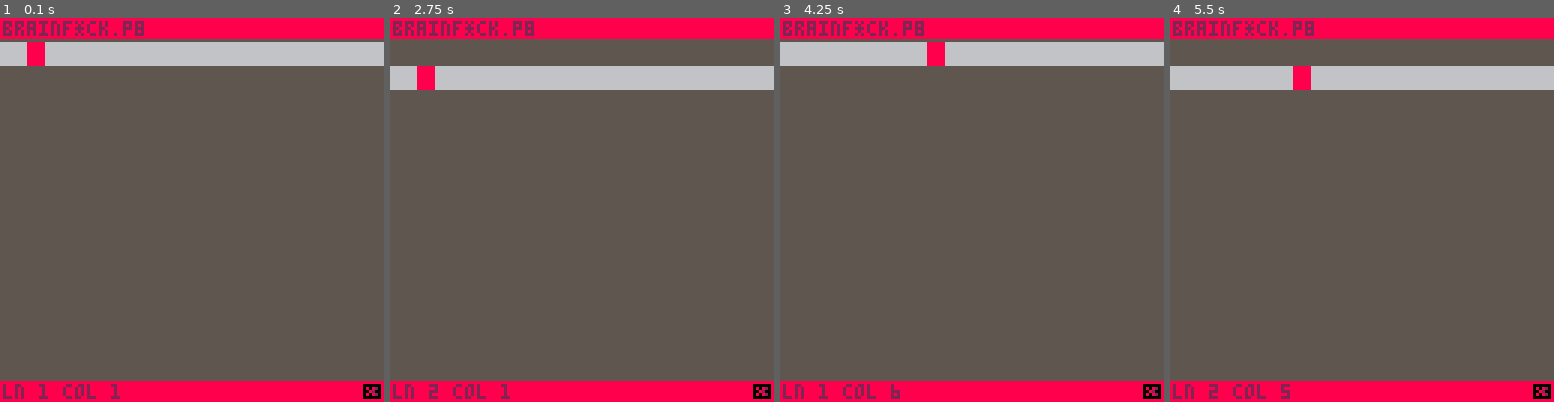
Above: before the commit, frames 1-4 (left to right).
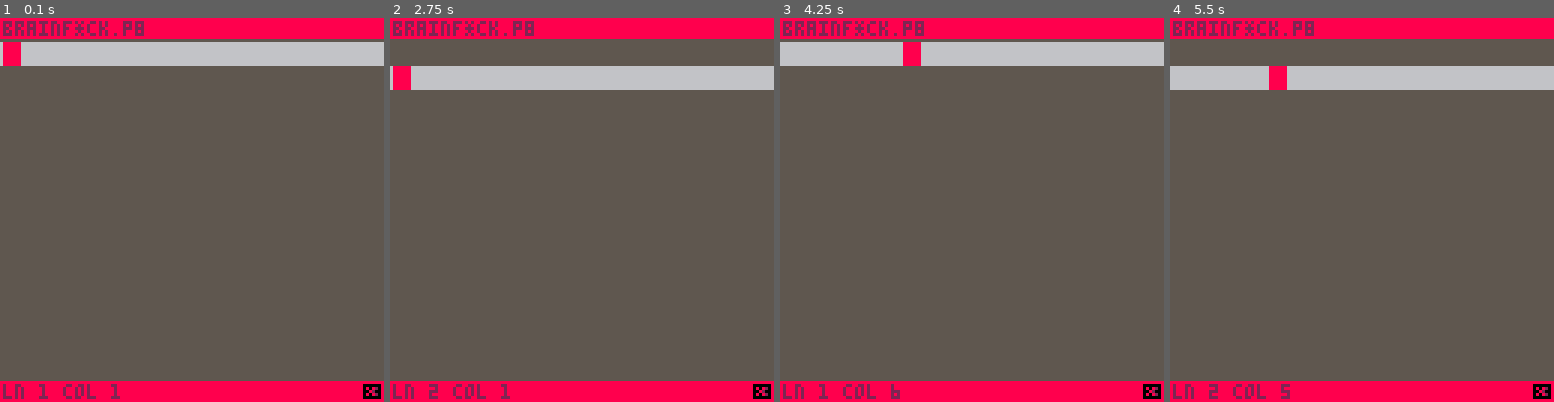
Above: after the commit, the same moments.

Repository: EveMeows/PicoBrained
Game: PICO-8 cartridge pico.p8
Two runs of this game, one before a commit and one after it. Both use one fixed random seed, a clock stepped at 60 frames per second and the inputs below.
Inputs:
- Up to frame 1 (0.1 s): no input
- Up to frame 2 (2.75 s): tap O (Z key) at 0.33, 0.7, 1.43, 2.22 s; tap X (X key) at 1.07, 2.07, 2.4, 2.73 s; hold Left 1.97-2.37 s; hold Down from 2.42 s (still down)
- Up to frame 3 (4.25 s): release Down at 2.82 s; hold Right 2.87-3.53 s; tap X (X key) every 0.33 s from 3.07 to 4.07 s; tap O (Z key) at 3.1, 3.98 s; hold Up 3.58-4.08 s; hold Right from 4.13 s (still down)
- Up to frame 4 (5.5 s): tap X (X key) every 0.33 s from 4.4 to 5.4 s; release Right at 4.53 s; hold Down 4.58-5.08 s; tap O (Z key) at 4.87 s; hold Left from 5.13 s (still down)

The runs differ from the first frame. In frame 1, 0.6% of the frame differs, in the area x 0-12%, y 6-13%; in frame 2, 0.6%; in frame 3, 0.6%; in frame 4, 0.6%.

Commit message:
Fix camera offset.

Diff:
--- a/pico.p8
+++ b/pico.p8
@@ -251,12 +251,12 @@
 	}
 
 	self.bounds = {
-		l = 0, r = 15,
+		l = 1, r = 16,
 		u = 1, d = 14,
 	}
 
 	self.cam = {
-		x = 0, y = 0,
+		x = 8, y = 0,
 	}
 end
 
